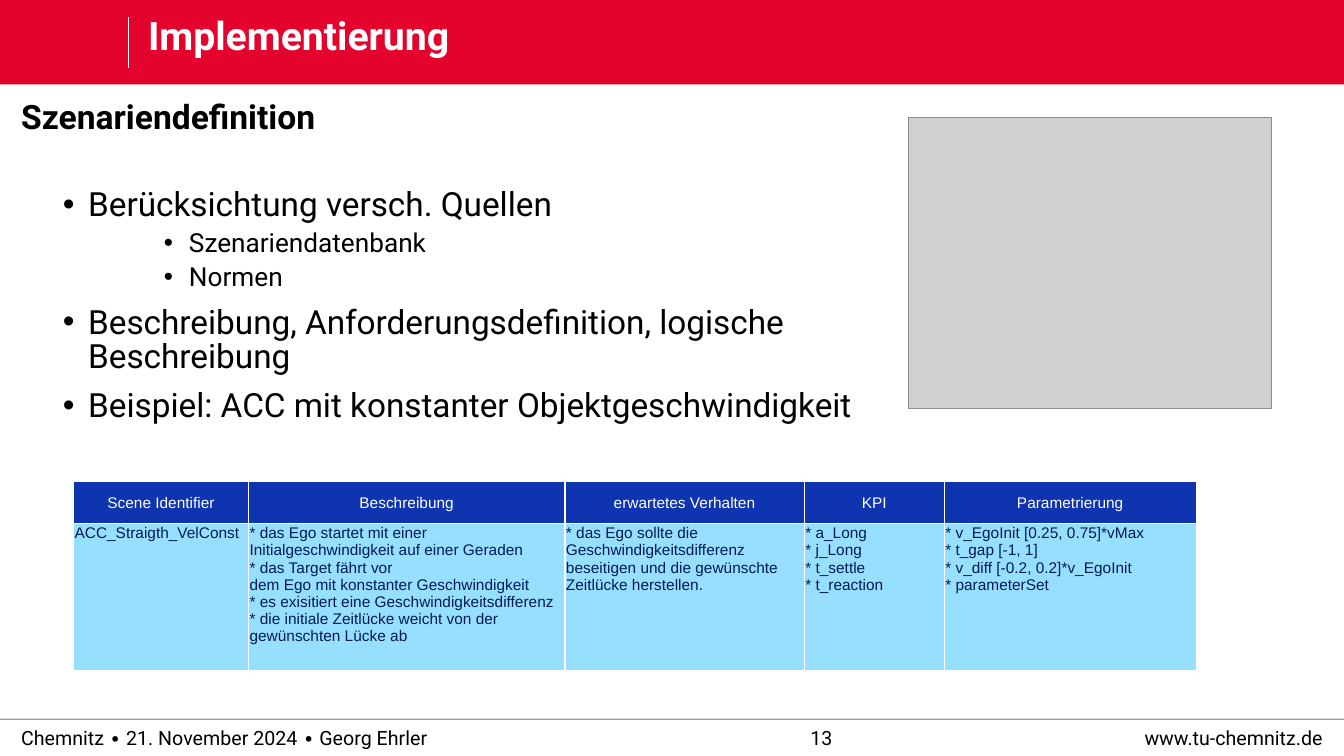
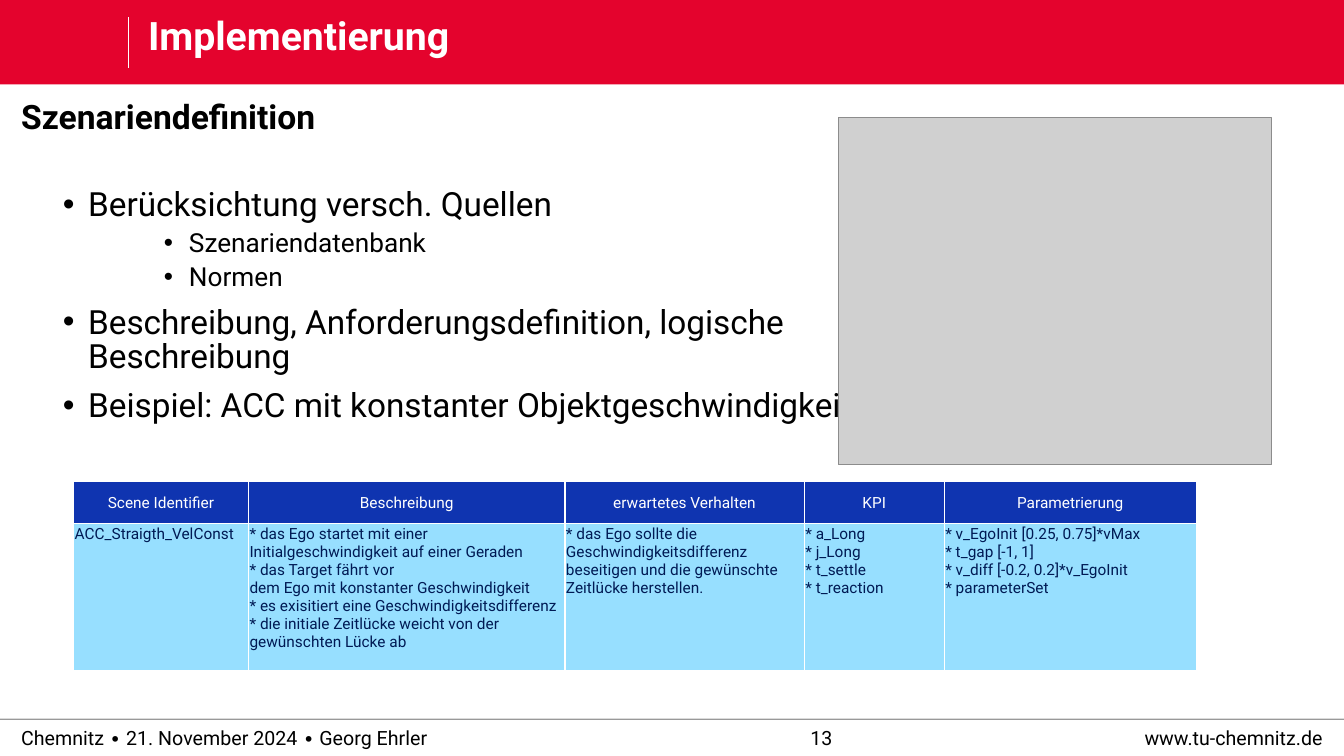
Before and after one commit to derEhrler/ACSDthesis_edited, a slide deck: slide 13 of defense/praktikum_defense.pptx. Drawn at 1344x756 pixels with LibreOffice and Linux fonts; fonts in the diff are those of the drawing; grey boxes stand for pictures; background and template pictures are left out. Boxes give left, top, right and bottom in pixels: in the first picture for what was removed or moved away, otherwise in the second. Text is boxed around its words. In the diff, an @@ line names an element or a change of style, - is before the commit and + after.

```diff
--- a/defense/praktikum_defense.pptx
+++ b/defense/praktikum_defense.pptx
@@ picture: place and size @@
-picture at [908, 118, 1271, 408]
+picture at [839, 118, 1272, 465]
@@ table at [74, 482, 1198, 673] @@
@@ font Arial to Roboto @@
```
Also in this commit, not shown: 2 other slides changed, 1 other file.
